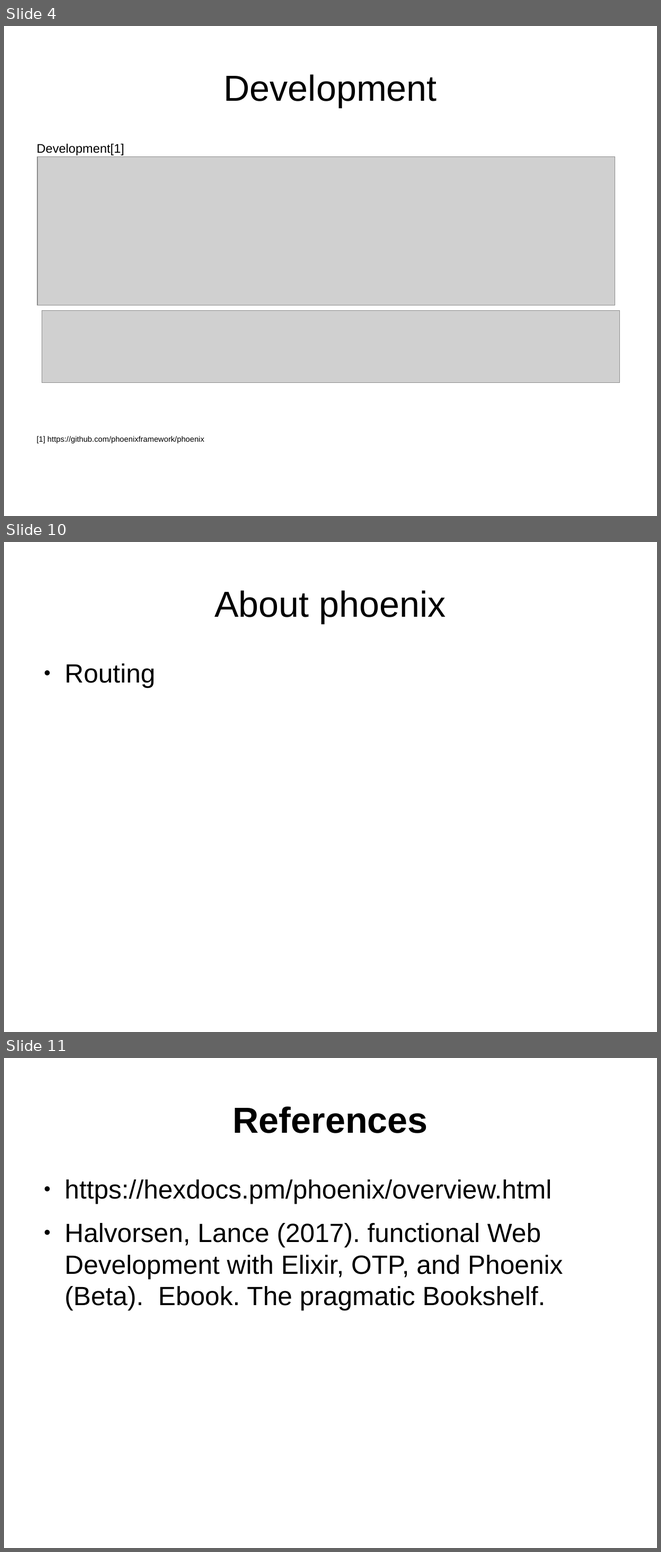
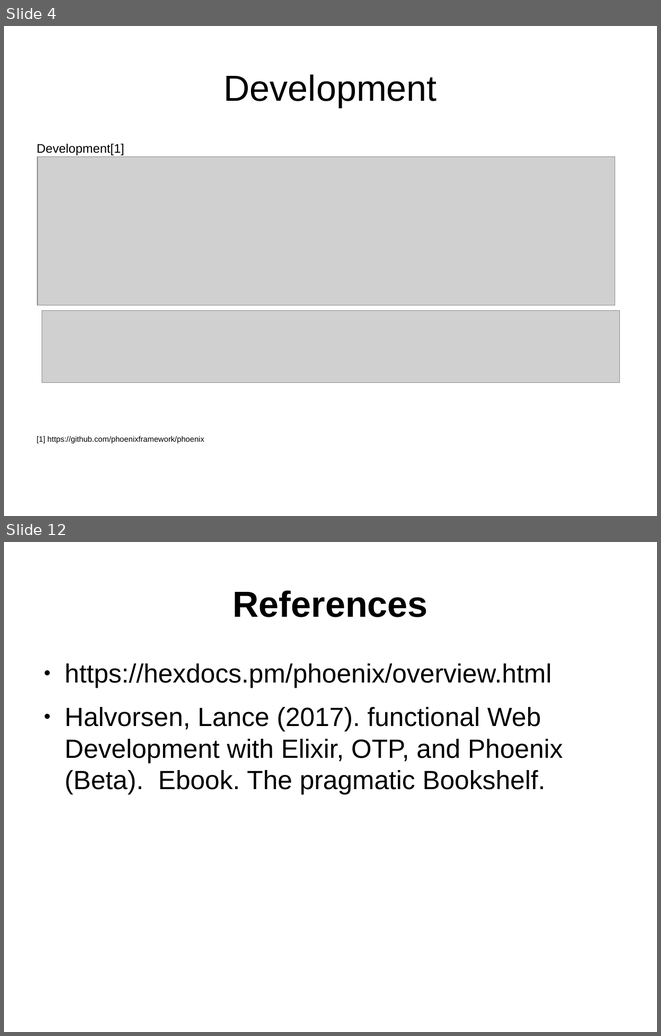
Before and after one commit to ramortegui/talks, a slide deck: phoenix-basics.odp. Shown one above the other, each under a label of ours: slides 4, 10 and 11 before the commit, slides 4 and 12 after it; the slides between them are not shown. The pictures are 661x1552 and 661x1036 pixels, drawn with LibreOffice and Linux fonts; fonts in the diff are those of the drawing; grey boxes stand for pictures. Boxes give left, top, right and bottom in pixels: in the first picture for what was removed or moved away, otherwise in the second. Text is boxed around its words. In the diff, an @@ line names an element or a change of style, - is before the commit and + after.

```diff
--- a/phoenix-basics.odp
+++ b/phoenix-basics.odp
@@ slide 10 removed at <box>4,542,657,1032</box>, background #FFFFFF @@
@@ title removed at <box>214,590,446,623</box> @@
-About phoenix
@@ text removed at <box>64,663,155,688</box> @@
-● Routing
@@ what was slide 11 is now slide 12 @@
```
Also in this commit, not shown: 2 slides changed, 6 slides added, 4 other slides removed.
